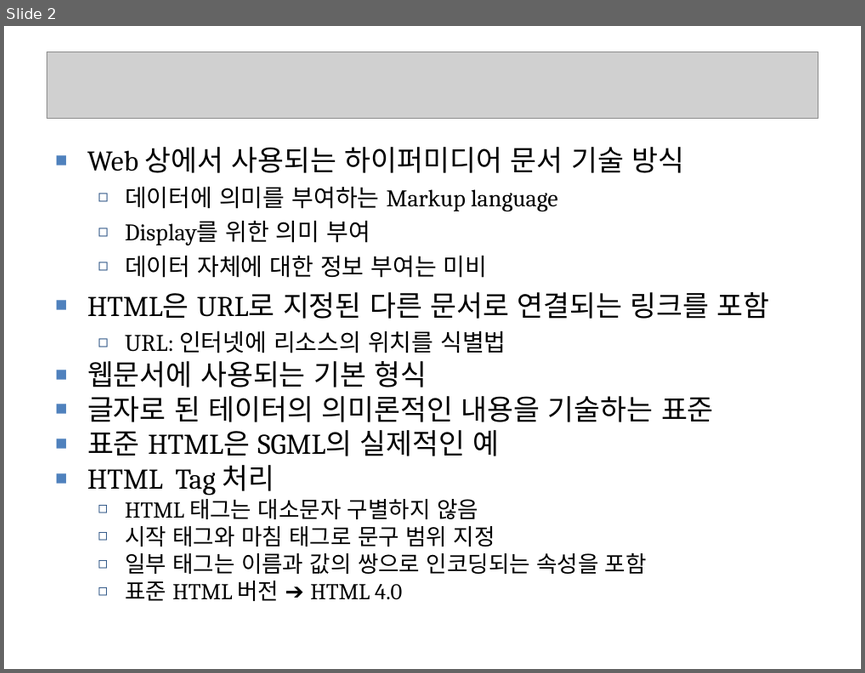
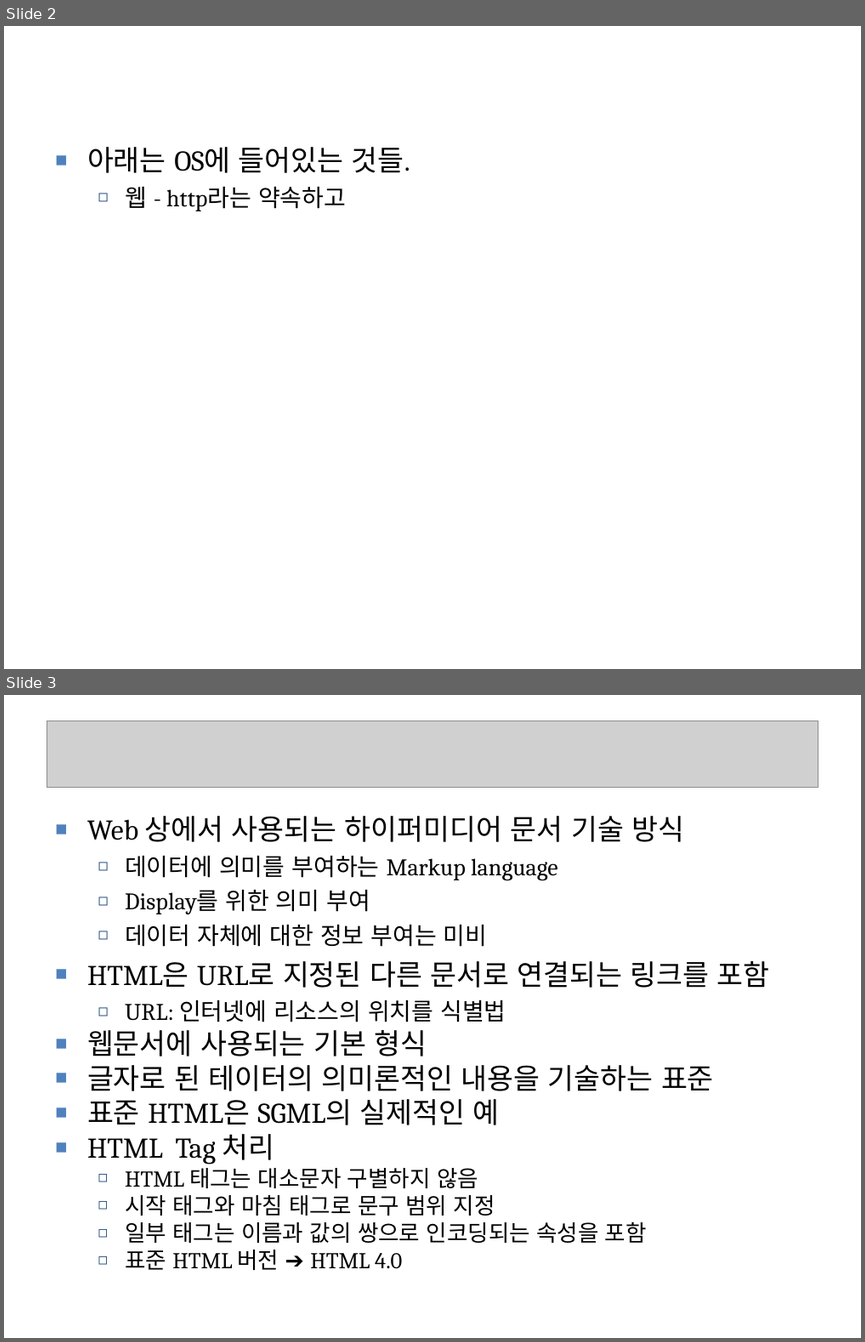
Before and after one commit to seleuchel/javaNetwork, a slide deck: ppt/503_chap06HTTP.ppt. Shown one above the other, each under a label of ours: slide 2 before the commit, slides 2 and 3 after it. The pictures are 865x673 and 865x1342 pixels, drawn with LibreOffice and Linux fonts; fonts in the diff are those of the drawing; grey boxes stand for pictures; background and template pictures are left out. Boxes give left, top, right and bottom in pixels: in the first picture for what was removed or moved away, otherwise in the second. Text is boxed around its words. In the diff, an @@ line names an element or a change of style, - is before the commit and + after.

```diff
--- a/ppt/503_chap06HTTP.ppt
+++ b/ppt/503_chap06HTTP.ppt
@@ slide 2 added at [4,26,861,669], background picture (left out) @@
@@ text added at [87,147,410,211], 24 pt, text #000000 @@
+■ 아래는 OS에 들어있는 것들.
+  ◻ 웹 - http라는 약속하고
@@ what was slide 2 is now slide 3 @@
```
Also in this commit, not shown: 4 slides changed, 2 other slides added, 21 other files.
